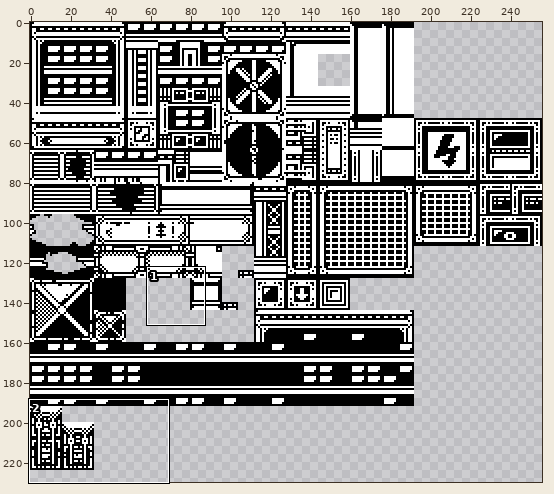
One commit to this sprite sheet: Tilesets/tileset_001.png. The picture above shows the old version from afar; the outline marks the close-up.
Close-up. As it was:
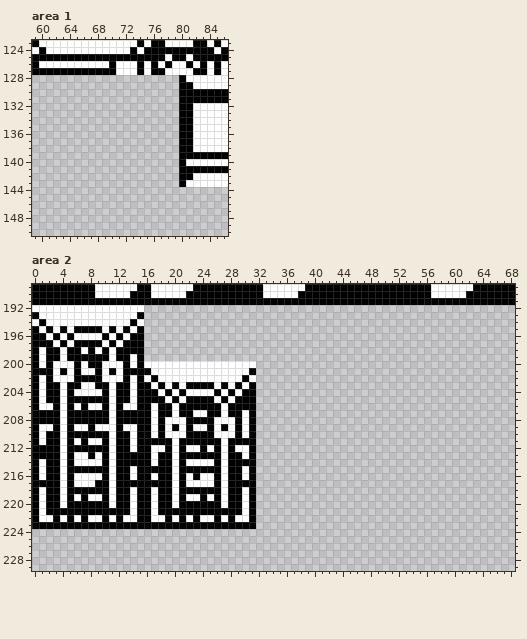
The file is 256x256 pixels. Shown: area 1: x 59..86, y 123..150; area 2: x 0..68, y 189..229. The wide view leaves out empty margins.
Once edited:
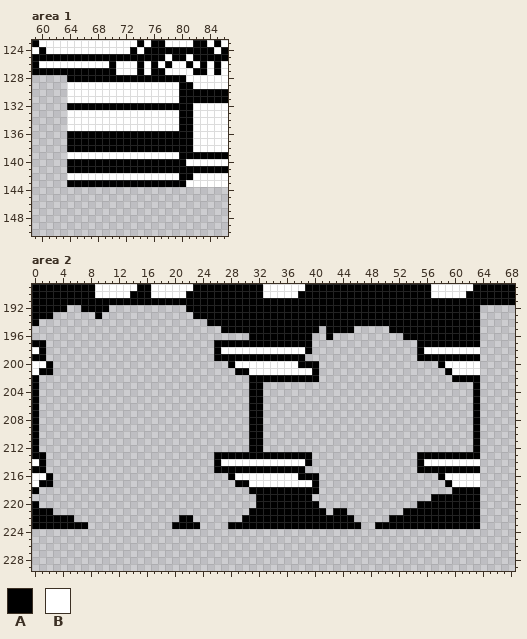
Palette (. is transparent): A #000000  B #ffffff
The edit:
Changed rows in their new state; - is an unchanged pixel.
Area 1:
first column x 64:
128 AAAAAAAAAAAAAAAA
129 BBBBBBBBBBBBBBBB
130 BBBBBBBBBBBBBBBB
131 BBBBBBBBBBBBBBBB
132 AAAAAAAAAAAAAAAA
133 BBBBBBBBBBBBBBBB
134 BBBBBBBBBBBBBBBB
135 BBBBBBBBBBBBBBBB
136 AAAAAAAAAAAAAAAA
137 AAAAAAAAAAAAAAAA
138 AAAAAAAAAAAAAAAA
139 BBBBBBBBBBBBBBBB
140 AAAAAAAAAAAAAAAA
141 AAAAAAAAAAAAAAAA
142 BBBBBBBBBBBBBBBB
143 AAAAAAAAAAAAAAAA
Area 2:
first column x 0:
192 AAAAA..AAAA.....------AAAAAAAAAAAAAAAAAAAAAAAAAAAAAAAAAAAAAAAAAA
193 -AA......A......-------AAAAAAAAAAAAAAAAAAAAAAAAAAAAAAAAAAAAAAAAA
194 A...............---------AAAAAAAAAAAAAAAAAAAAAAAAAAAAAAAAAAAAAAA
195 ................-----------AAAAAAAAAAAAAA-AAAA-----AAAAAAAAAAAAA
196 ................---------------AAAAAAAAA--A----------AAAAAAAAAAA
197 --..............----------AAAAAAAAAAAAAA---------------AAAAAAAAA
198 BA..............----------ABBBBBBBBBBBBA---------------ABBBBBBBB
199 -A..............----------AAAAAAAAAAAAA----------------AAAAAAAAA
200 B--.........................A---BBBBBBAAA-----------------ABBBBB
201 B--..........................AABBBBBBBBBA------------------ABBBB
202 -..............................AAAAAAAAAA-------------------AAAA
203 -..............................-A------------------------------A
204 -..............................-A------------------------------A
205 -..............................-A------------------------------A
206 -..............................-A------------------------------A
207 -..............................-A------------------------------A
208 -..............................-A------------------------------A
209 -..............................-A------------------------------A
210 -..............................-A------------------------------A
211 -..............................-A------------------------------A
212 -..............................-A------------------------------A
213 --........................-A--A-AAAAAAAA---------------AAAAAAAAA
214 BA........................--BBBBBBBBBBBA---------------ABBBBBBBB
215 -A........................-A--A-AAAAAAA----------------AAAAAAAAA
216 B--.........................-B-BBBBBBBAAA-----------------ABBBBB
217 B--..........................--BBBBBBBBBA------------------ABBBB
218 -..............................-AAAAAAAAA-------------------AAAA
219 ................................AAAAAAAA-----------------AAAAAAA
220 -...............................AAAAAAAAA--------------AAAAAAAAA
221 -A-............................-AAAAAAAAAA-AA--------AAAAAAAAAAA
222 -AA-A-...............-A.......A-AAAAAAAAAAAAAA-----AAAAAAAAAAAAA
223 --------............----....----AAAAAAAAAAAAAAA--AAAAAAAAAAAAAAA
